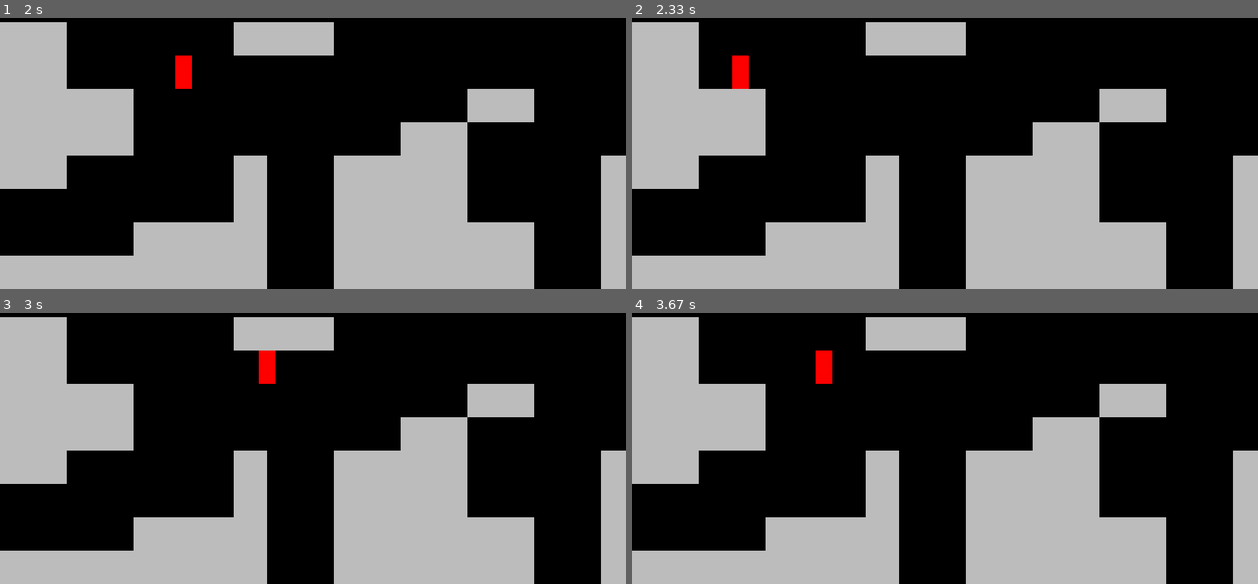
Above: before the commit, frames 1-4 (two rows, left to right).
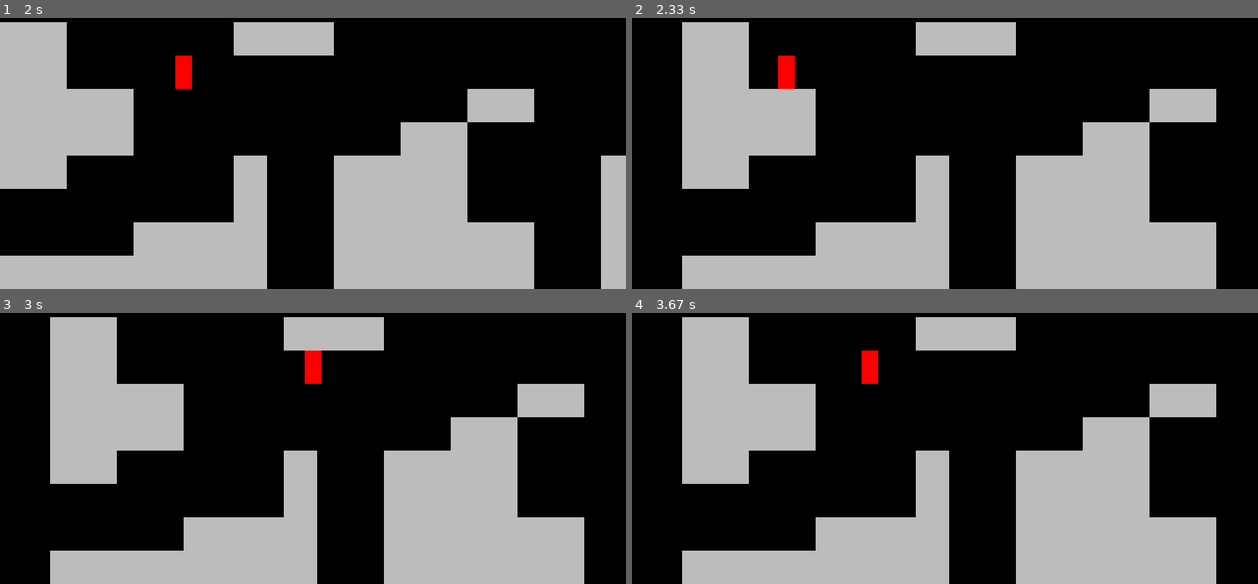
Above: after the commit, the same moments.

Repository: miroslavsavel/SuperMirioBros
Game: pygame game, started from main.py
Same seed, same stepped clock (60 frames per second), same inputs: the game is played once before the commit and once after it.
Inputs:
- Up to frame 1 (2 s): hold Right 0.33-0.8 s; hold Right 0.83-1.3 s; hold Left 1.33-1.87 s; hold Left from 1.9 s (still down)
- Up to frame 2 (2.33 s): release Left at 2.3 s
- Up to frame 3 (3 s): hold Right 2.33-2.97 s
- Up to frame 4 (3.67 s): hold Left 3-3.47 s; hold Right from 3.5 s (still down)

Frame 1 is identical in both runs. In frame 2, 32% of the frame differs, in the area x 0-100%, y 1-100%; in frame 3, 33%; in frame 4, 33%.

Commit message:
camera movement resposinve to the screen width instead hardcoded

Diff:
--- a/level.py
+++ b/level.py
@@ -2,6 +2,7 @@
 from tiles import Tile
 from player import Player
 from settings import tile_size
+from settings import screen_width
 
 class Level:
     def __init__(self, level_data, surface_to_draw):
@@ -30,10 +31,10 @@
         direction_x = player.direction.x
 
         # left side of the screen
-        if player_x < 200 and direction_x < 0:
+        if player_x < screen_width / 4 and direction_x < 0:
             self.world_shift = 8
             player.speed = 0
-        elif player_x > 1000 and direction_x > 0:
+        elif player_x > screen_width - (screen_width / 4) and direction_x > 0:
             self.world_shift = -8
             player.speed = 0
         else:
